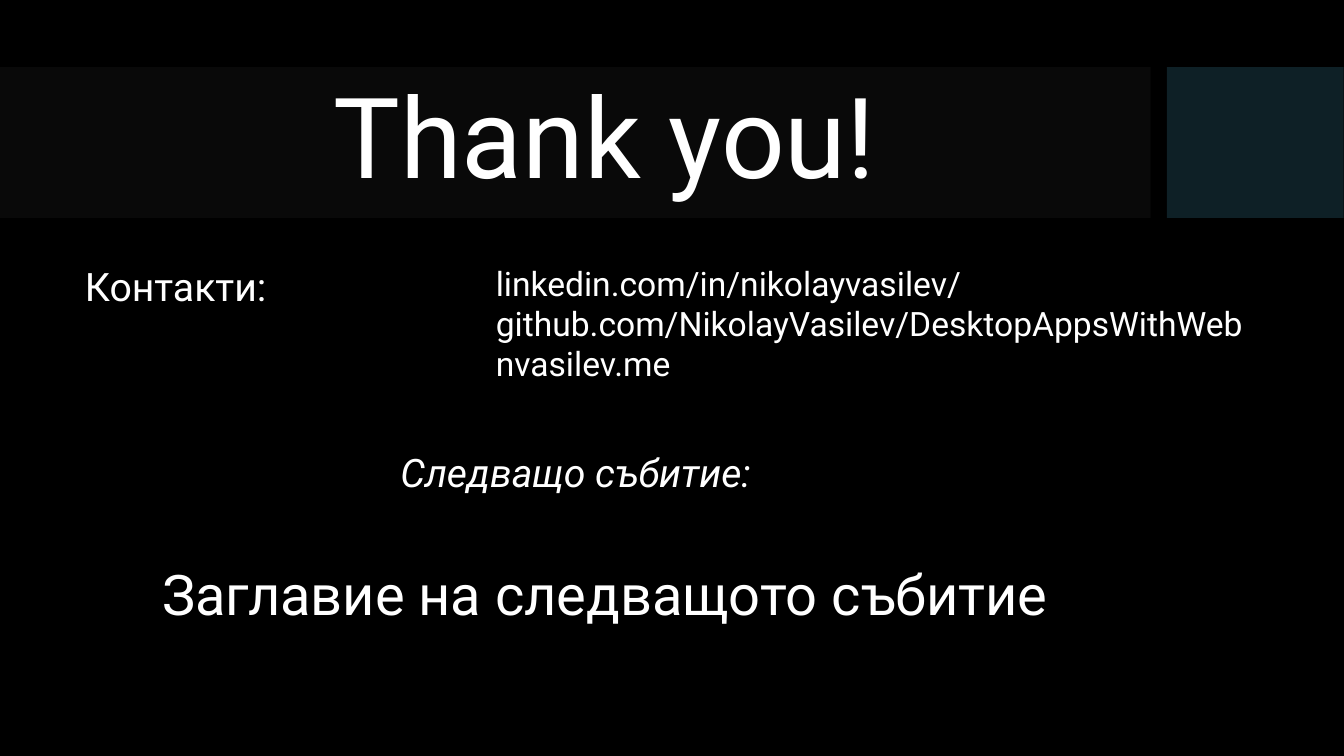
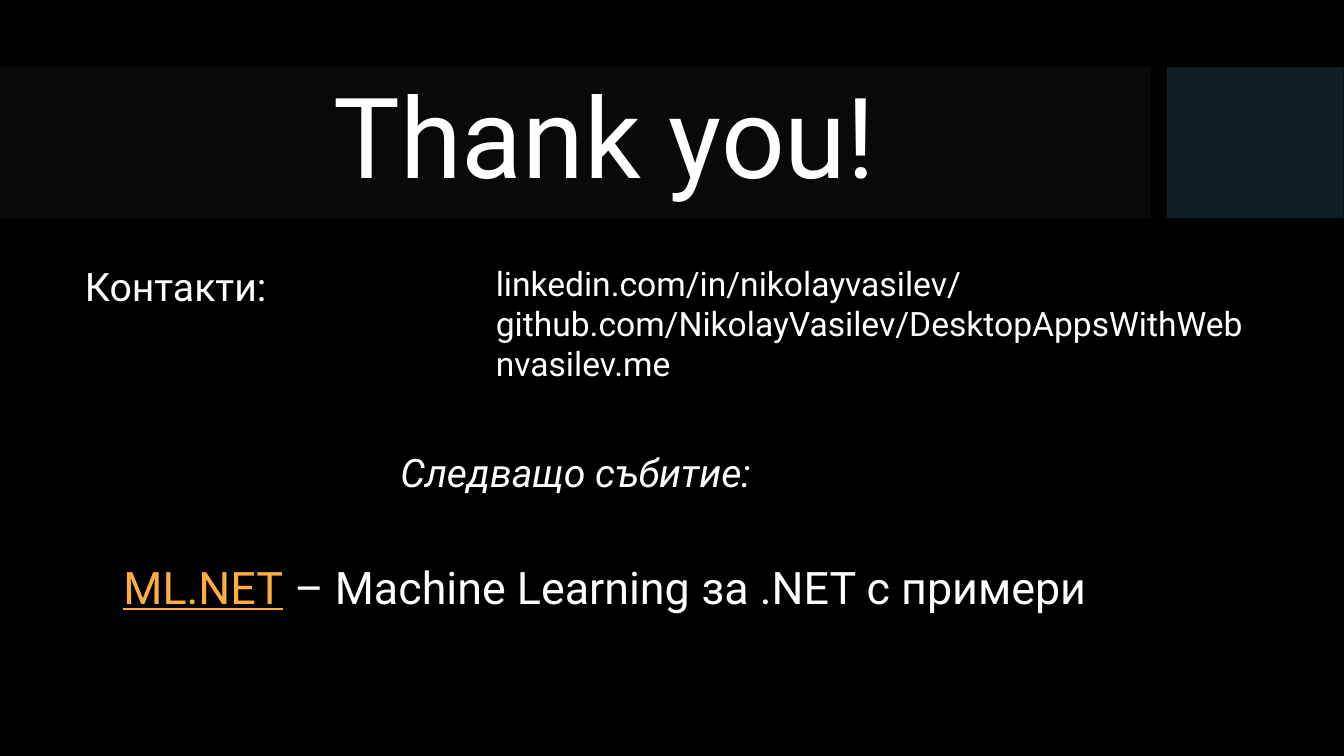
Before and after one commit to NikolayVasilev/DesktopAppsWithWeb, a slide deck: slide 17 of Presentation/DesktopAppsWithWeb.pptx (slide 12 before the commit). Drawn at 1344x756 pixels with LibreOffice and Linux fonts; fonts in the diff are those of the drawing; background and template pictures are left out. Boxes give left, top, right and bottom in pixels: in the first picture for what was removed or moved away, otherwise in the second. Text is boxed around its words. In the diff, an @@ line names an element or a change of style, - is before the commit and + after.

```diff
--- a/Presentation/DesktopAppsWithWeb.pptx
+++ b/Presentation/DesktopAppsWithWeb.pptx
@@ text at <box>123,570,1086,614</box>: text changed; size 40 to 32 pt @@
-Заглавие на следващото събитие
+ML.NET – Machine Learning за .NET с примери
```
Also in this commit, not shown: 5 slides added.
